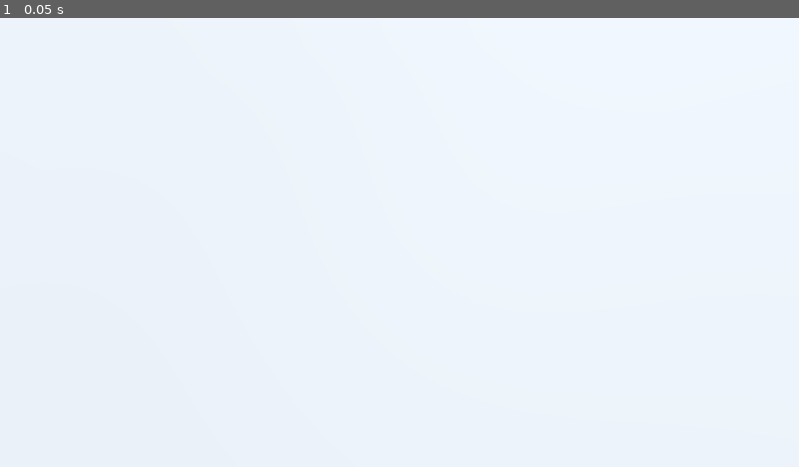
Above: before the commit, frame 1.
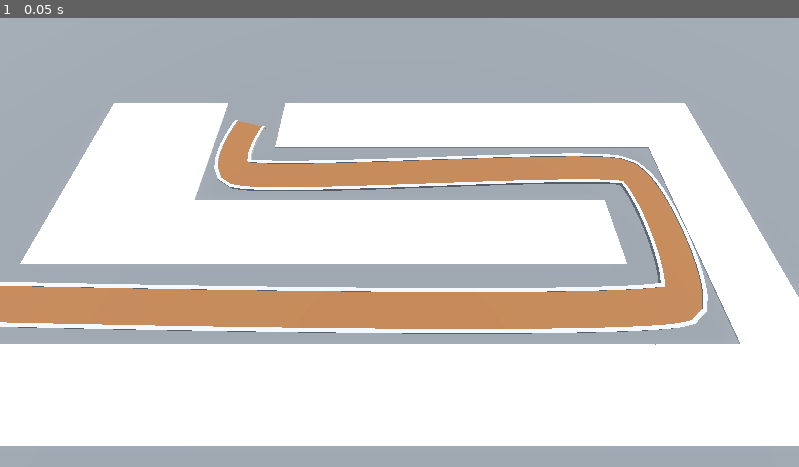
Above: after the commit, the same moment.

Repository: ellebell43/barbarian-blaster
Game: Godot game, scene res://scenes/base-level.tscn
The game is run twice, just before and just after one commit, with the same random seed, the same clock (stepped at 60 frames per second) and the same inputs. The project has no main scene, so this scene is started directly.
Inputs:
- Up to frame 1 (0.05 s): no input

The runs differ from the first frame. In frame 1, 52% of the frame differs, in the area x 0-100%, y 0-100%.

Commit message:
basic map and path
Created a basic map with a path for the enemies to walk along

Diff:
--- a/scenes/base-level.tscn
+++ b/scenes/base-level.tscn
@@ -15,6 +15,25 @@
 tonemap_mode = 2
 glow_enabled = true
 
+[sub_resource type="StandardMaterial3D" id="StandardMaterial3D_0oc5h"]
+albedo_color = Color(0.32544088, 0.3254409, 0.32544088, 1)
+
+[sub_resource type="Curve3D" id="Curve3D_3tsvm"]
+_data = {
+"points": PackedVector3Array(0, 0, 0, 0, 0, 0, -25, 0, 6, -1, 0, 1, 1, 0, -1, 14, 0, 6, 1, 0, 1, -1, 0, -1, 14, 0, -2, 1, 0, 1, -1, 0, -1, -10, 0, -2, 0, 0, 0, 0, 0, 0, -10, 0, -6),
+"tilts": PackedFloat32Array(0, 0, 0, 0, 0)
+}
+point_count = 5
+
+[sub_resource type="StandardMaterial3D" id="StandardMaterial3D_3tsvm"]
+albedo_color = Color(0.43241823, 0.25896567, 0.13679618, 1)
+
+[sub_resource type="StandardMaterial3D" id="StandardMaterial3D_l6ph3"]
+albedo_color = Color(0.61, 0.61, 0.61, 1)
+
+[sub_resource type="StandardMaterial3D" id="StandardMaterial3D_gwe6x"]
+albedo_color = Color(0.6117647, 0.6117647, 0.6117647, 1)
+
 [node name="BaseLevel" type="Node3D"]
 
 [node name="SunLight" type="DirectionalLight3D" parent="."]
@@ -27,9 +46,63 @@
 [node name="Ground" type="CSGBox3D" parent="."]
 transform = Transform3D(1, 0, 0, 0, 1, 0, 0, 0, 1, 0, -1, 0)
 size = Vector3(100, 2, 100)
+material = SubResource("StandardMaterial3D_0oc5h")
 
 [node name="PrimaryCamera" type="Camera3D" parent="."]
 transform = Transform3D(1, 0, 0, 0, 0.42261824, 0.9063078, 0, -0.9063078, 0.42261824, 0, 14.5, 9.5)
 
 [node name="GridMap" type="GridMap" parent="."]
 mesh_library = ExtResource("1_0oc5h")
+cell_size = Vector3(4, 4, 4)
+cell_center_y = false
+data = {
+"cells": PackedInt32Array(65535, 2, 0, 2, 2, 0, 3, 2, 0, 65532, 2, 0, 0, 2, 0, 1, 2, 0, 65533, 2, 0, 65534, 2, 0, 4, 2, 0, 4, 1, 0, 4, 0, 0, 4, 65535, 0, 4, 65534, 0, 3, 65534, 0, 2, 65534, 0, 1, 65534, 0, 0, 65534, 0, 65531, 65534, 0, 65531, 65535, 0, 65531, 0, 0, 65531, 2, 0, 65532, 65534, 0, 65532, 65535, 0, 65532, 0, 0, 65533, 0, 0, 65534, 0, 0, 65535, 0, 0, 0, 0, 0, 1, 0, 0, 2, 0, 0, 65534, 65534, 0, 65535, 65534, 0)
+}
+
+[node name="Path3D" type="Path3D" parent="."]
+curve = SubResource("Curve3D_3tsvm")
+
+[node name="Road" type="CSGPolygon3D" parent="Path3D"]
+material_override = SubResource("StandardMaterial3D_3tsvm")
+polygon = PackedVector2Array(-1, 0, -1, 0.1, 1, 0.1, 1, 0)
+mode = 2
+path_node = NodePath("..")
+path_interval_type = 0
+path_interval = 0.5
+path_simplify_angle = 0.0
+path_rotation = 2
+path_rotation_accurate = false
+path_local = false
+path_continuous_u = true
+path_u_distance = 1.0
+path_joined = false
+
+[node name="LeftEdge" type="CSGPolygon3D" parent="Path3D"]
+polygon = PackedVector2Array(-1.1, 0, -1.1, 0.15, -0.9, 0.15, -0.9, 0)
+mode = 2
+path_node = NodePath("..")
+path_interval_type = 0
+path_interval = 0.5
+path_simplify_angle = 0.0
+path_rotation = 2
+path_rotation_accurate = false
+path_local = false
+path_continuous_u = true
+path_u_distance = 1.0
+path_joined = false
+material = SubResource("StandardMaterial3D_l6ph3")
+
+[node name="RightEdge" type="CSGPolygon3D" parent="Path3D"]
+polygon = PackedVector2Array(1.1, 0, 1.1, 0.15, 0.9, 0.15, 0.9, 0)
+mode = 2
+path_node = NodePath("..")
+path_interval_type = 0
+path_interval = 0.5
+path_simplify_angle = 0.0
+path_rotation = 2
+path_rotation_accurate = false
+path_local = false
+path_continuous_u = true
+path_u_distance = 1.0
+path_joined = false
+material = SubResource("StandardMaterial3D_gwe6x")
Not shown: 1 places in scenes/base-level.tscn that only renumber resources
